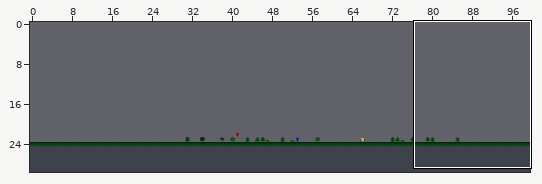
One commit to this Tiled map: tiled prj/3.tmx. Above, an overview of the earlier version with the close-up marked.
Close-up. Before the commit:
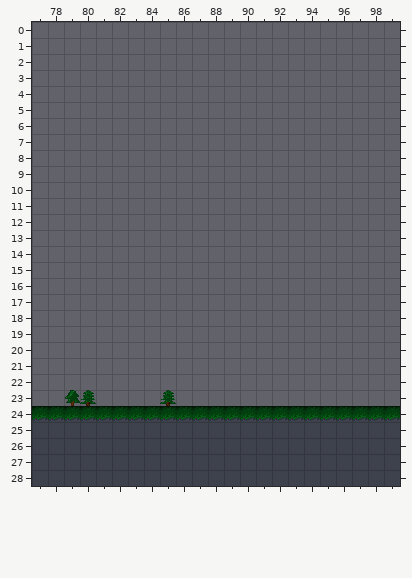
Cells are 16x16 px. Shown: x 77..99, y 0..28. The commit also changed other parts of the map, which this record leaves out.
After:
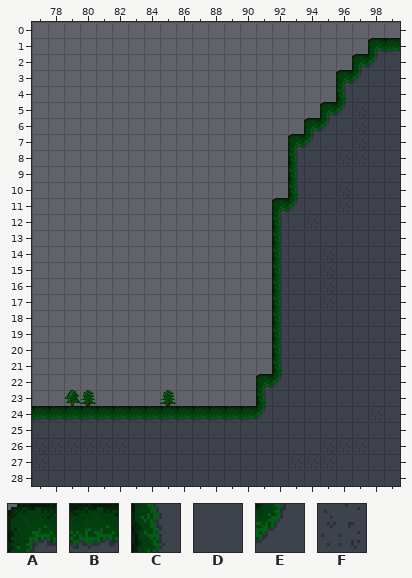
Key: from "tileset": A 0, B 1, C 3, D 4, E 7, F 31.
_ is an empty cell, . an unchanged one.
The edit:
--- layer "Tile Layer 1"
@@ x 91..99 @@
- 1 .......__
- 2 ......___
- 3 .....____
- 4 .....____
- 5 ...._____
- 6 ...______
- 7 .._______
- 8 .._______
- 9 .._______
-10 .._______
-11 .________
-12 .________
-13 .________
-14 .________
-15 .________
-16 .________
-17 .________
-18 .________
-19 .________
-20 .________
-21 .________
-22 _________
-23 _________
-24 BBBBBBBBB
+ 1 .......AB
+ 2 ......AED
+ 3 .....AEDD
+ 4 .....CDDD
+ 5 ....AEFDD
+ 6 ...AEDFDD
+ 7 ..AEDDFDD
+ 8 ..CDDFFDD
+ 9 ..CDDDDDD
+10 ..CDDFDDD
+11 .AEDDFDDD
+12 .CDFDDDDD
+13 .CDDDDDDD
+14 .CDDFDDDD
+15 .CDDFDDDD
+16 .CDDFDDDD
+17 .CDDFDDDD
+18 .CDDDDDDD
+19 .CDDDDDDD
+20 .CDDDDDDD
+21 .CDDDDDDD
+22 AEDDDDDDD
+23 CDDDDDDDD
+24 EDDDDDDFD
